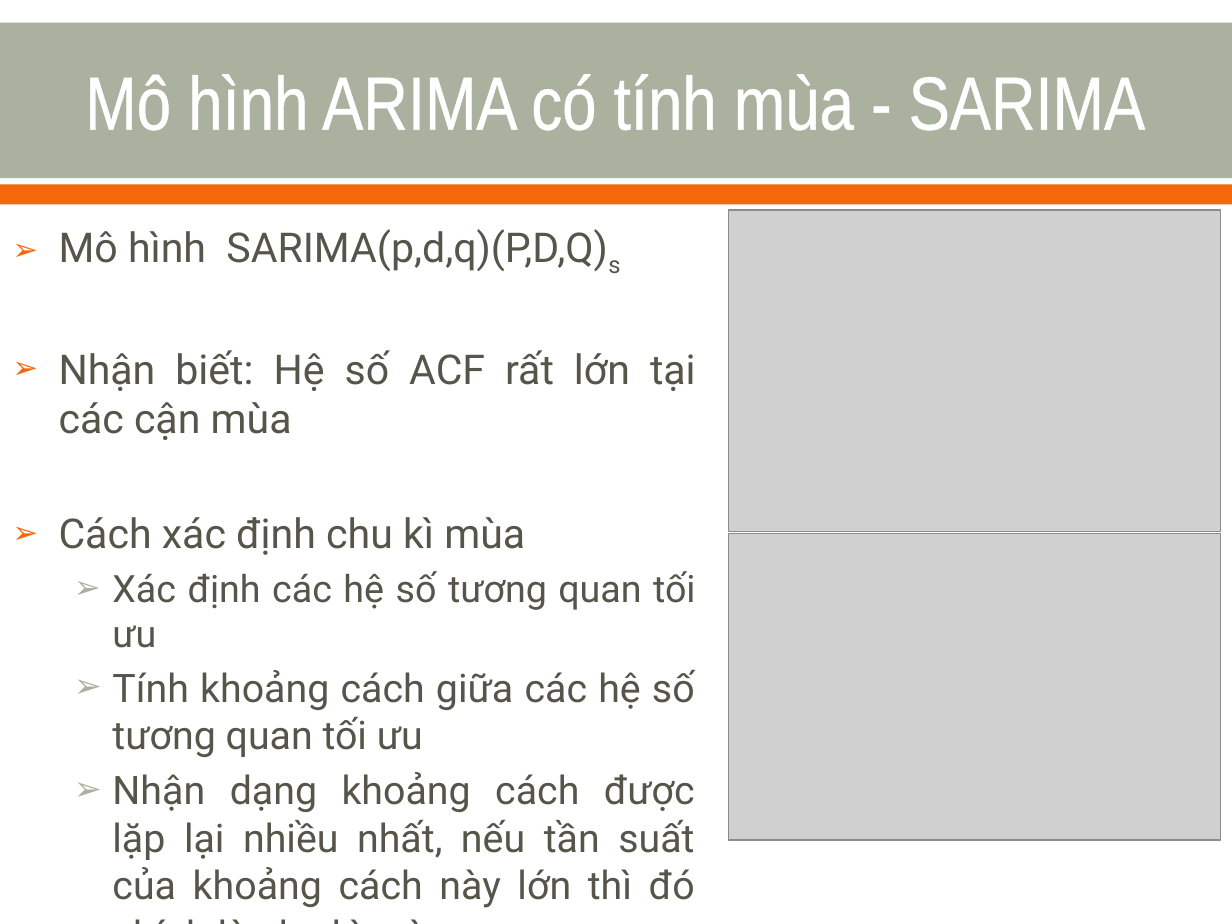
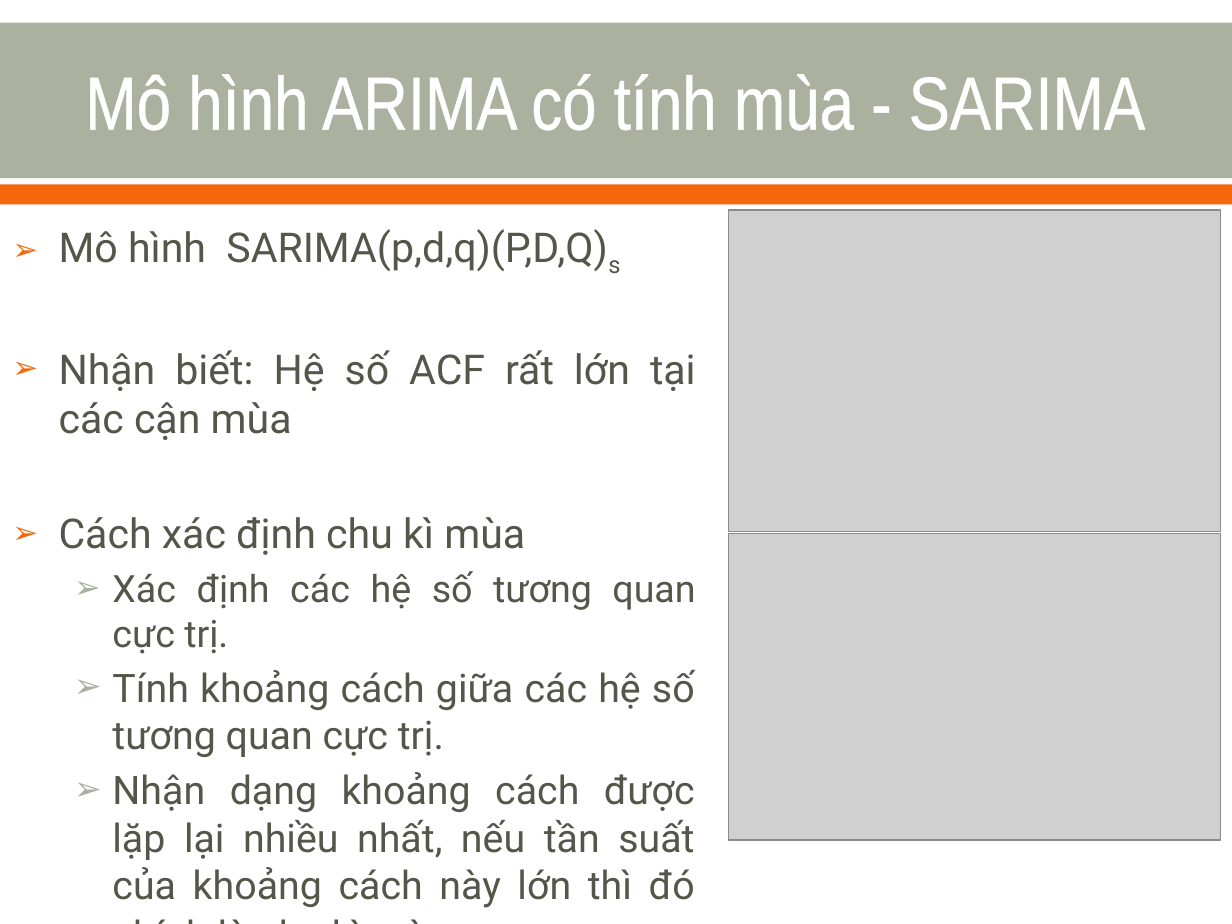
Before and after one commit to nvtthai/forecast-time-series, a slide deck: slide 19 of Report/Presentation.ppt. Drawn at 1232x924 pixels with LibreOffice and Linux fonts; fonts in the diff are those of the drawing; grey boxes stand for pictures. Boxes give left, top, right and bottom in pixels: in the first picture for what was removed or moved away, otherwise in the second. Text is boxed around its words. In the diff, an @@ line names an element or a change of style, - is before the commit and + after.

```diff
--- a/Report/Presentation.ppt
+++ b/Report/Presentation.ppt
@@ text at [112, 571, 695, 757]: text changed @@
-  ➢ Xác định các hệ số tương quan tối ưu
-  ➢ Tính khoảng cách giữa các hệ số tương quan tối ưu
+  ➢ Xác định các hệ số tương quan cực trị.
+  ➢ Tính khoảng cách giữa các hệ số tương quan cực trị.
```
Also in this commit, not shown: 12 other slides changed.
